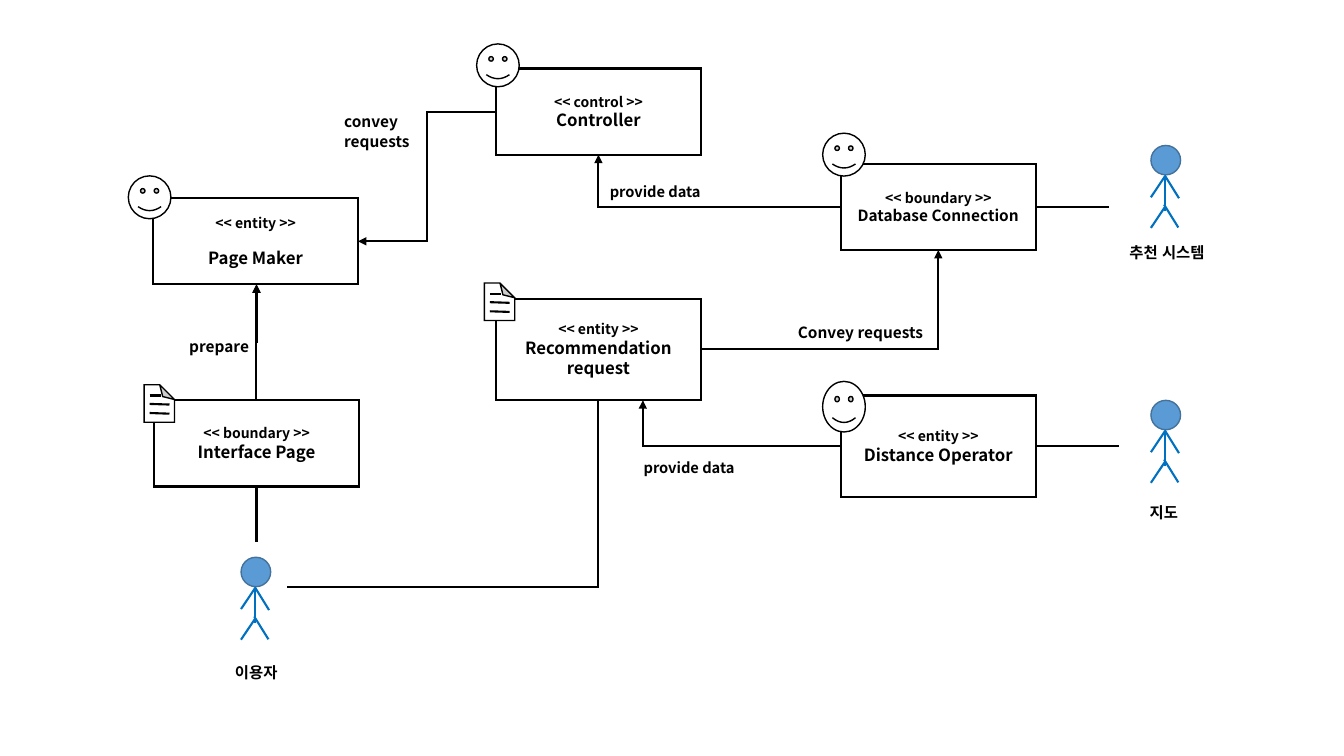
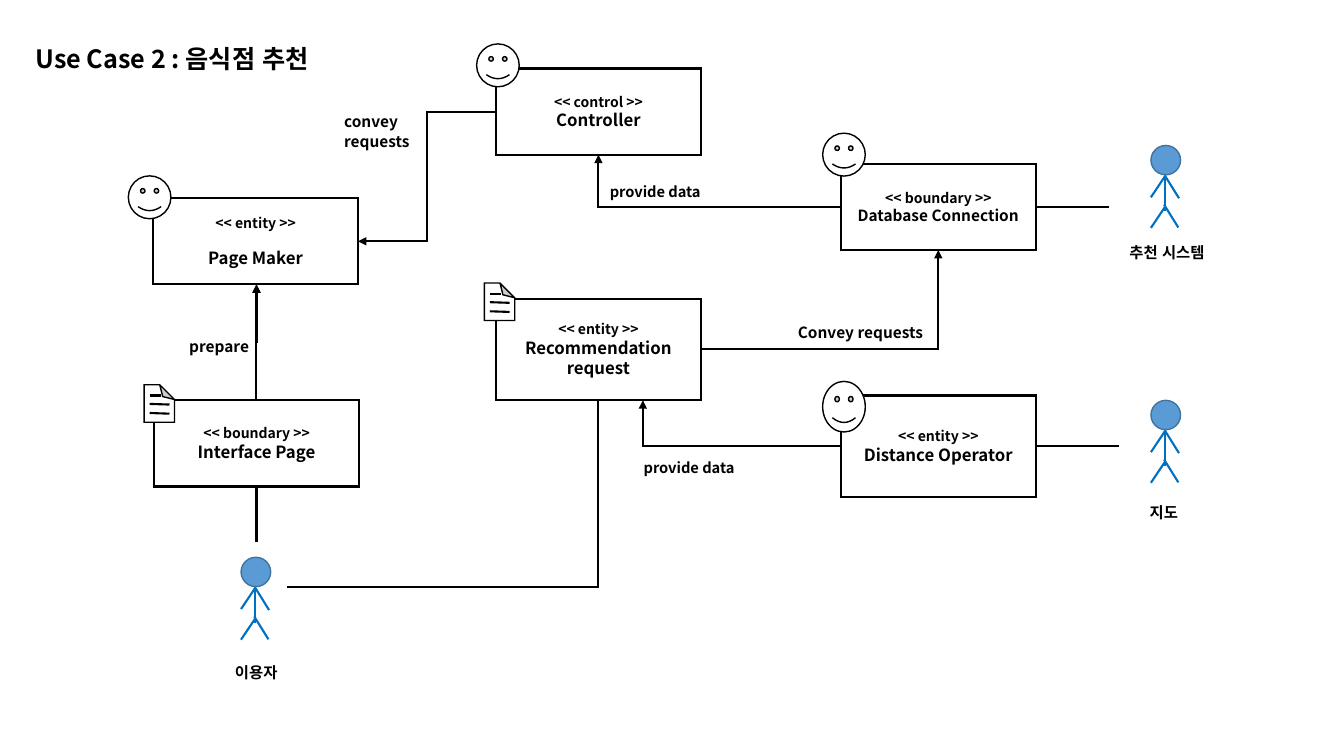
Before and after one commit to CleanCode6/CAU_Restaurant_Guide, a slide deck: slide 2 of Domain_model/DomainModel_통일화.pptx. Drawn at 1344x756 pixels with LibreOffice and Linux fonts; fonts in the diff are those of the drawing. Boxes give left, top, right and bottom in pixels: in the first picture for what was removed or moved away, otherwise in the second. Text is boxed around its words. In the diff, an @@ line names an element or a change of style, - is before the commit and + after.

```diff
--- a/Domain_model/DomainModel_통일화.pptx
+++ b/Domain_model/DomainModel_통일화.pptx
@@ text added at (35,47,308,71), 18 pt, text #000000, bold @@
+Use Case 2 : 음식점 추천
```
Also in this commit, not shown: 9 other slides changed.
